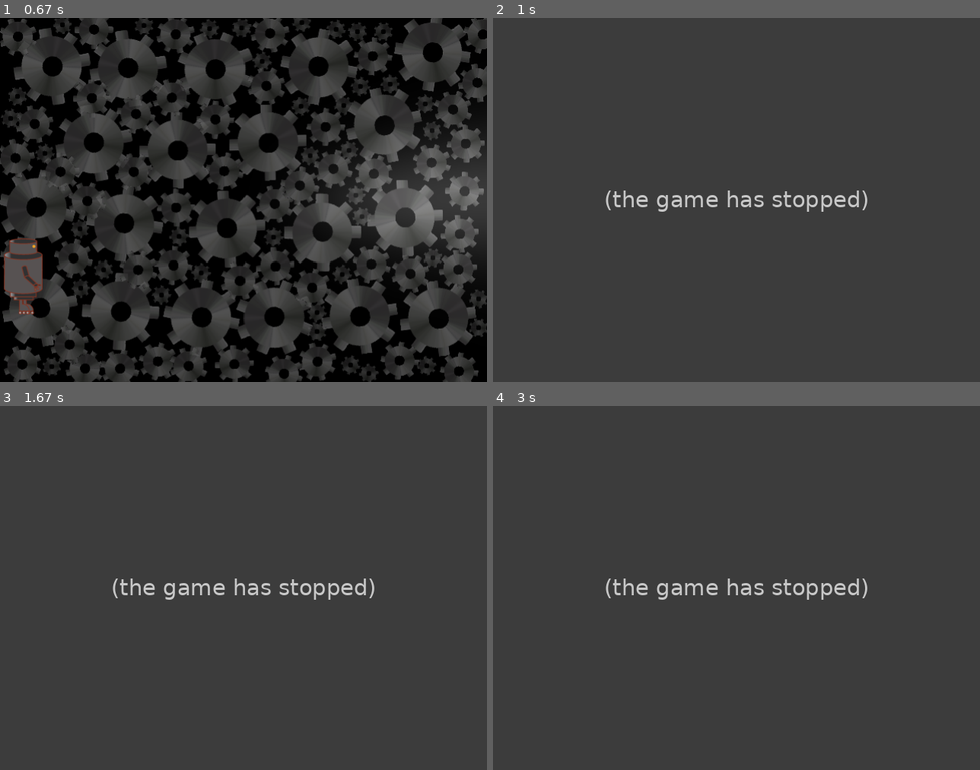
Above: before the commit, frames 1-4 (two rows, left to right).
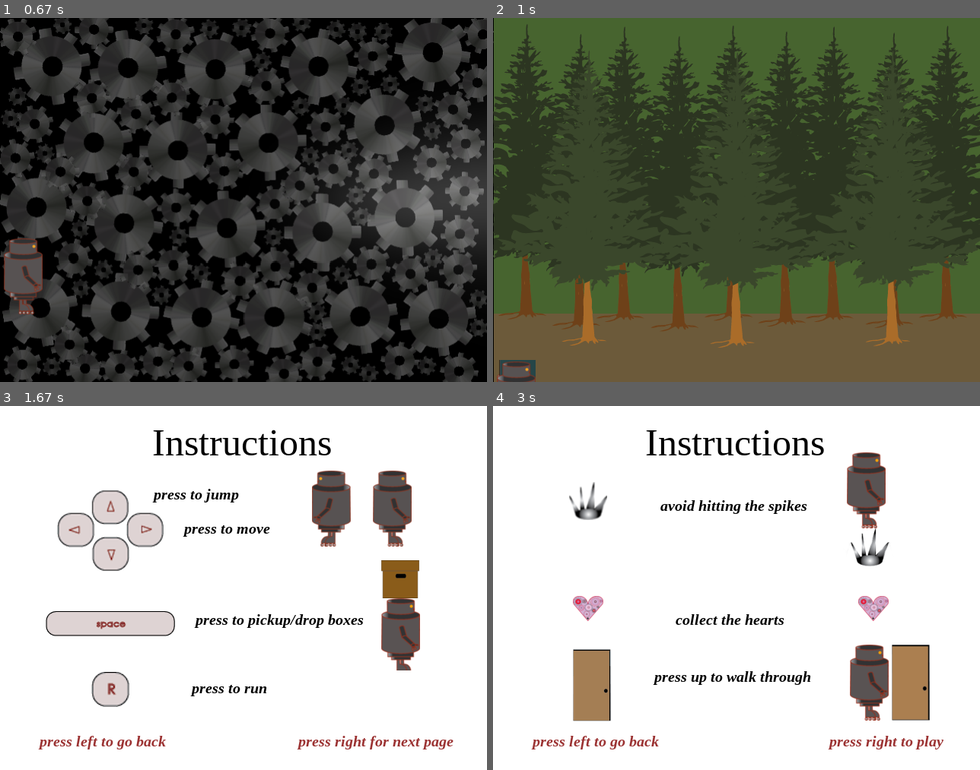
Above: after the commit, the same moments.

Repository: beatriceliang/RustyHeart
Game: pygame game, started from RustyHeart.py
Same seed, same stepped clock (60 frames per second), same inputs: the game is played once before the commit and once after it. The source is Python 2; it was converted automatically to run under Python 3.
Inputs:
- Up to frame 1 (0.67 s): tap Enter at 0.33 s
- Up to frame 2 (1 s): tap N at 0.67 s
- Up to frame 3 (1.67 s): tap Enter at 1 s; tap I at 1.33 s
- Up to frame 4 (3 s): hold Right 1.67-2.13 s; hold Left 2.17-2.63 s; hold Right from 2.67 s (still down)

Frame 1 is identical in both runs. In frame 2, 72% of the frame differs, in the area x 0-100%, y 0-100%; in frame 3, 99%; in frame 4, 99%.
Error before the commit: AttributeError: 'Spike' object has no attribute 'collide' (RustyHeart.py line 78); the game stopped at 0.67 s (later frames are placeholders)

Commit message:
added collide to spike

Diff:
--- a/Spike.py
+++ b/Spike.py
@@ -10,6 +10,7 @@
 		self.image = pygame.image.load("images/spike.png")
 		self.rect = self.image.get_rect().move(location[0], location[1])
 		self.type = 'spike'
+		self.collide = False
 	def collidesWith(self,rusty):
 		return self.rect.colliderect(rusty)
 	def move(self, objects, diffX):
Not shown, changed: Spike.pyc
